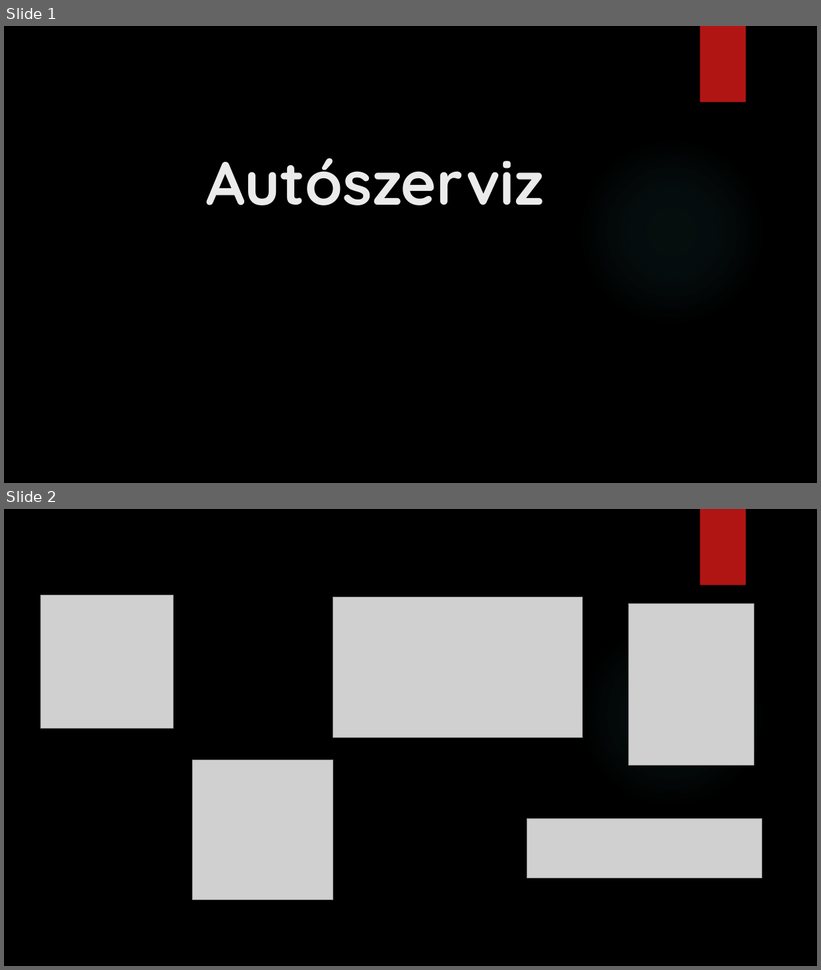
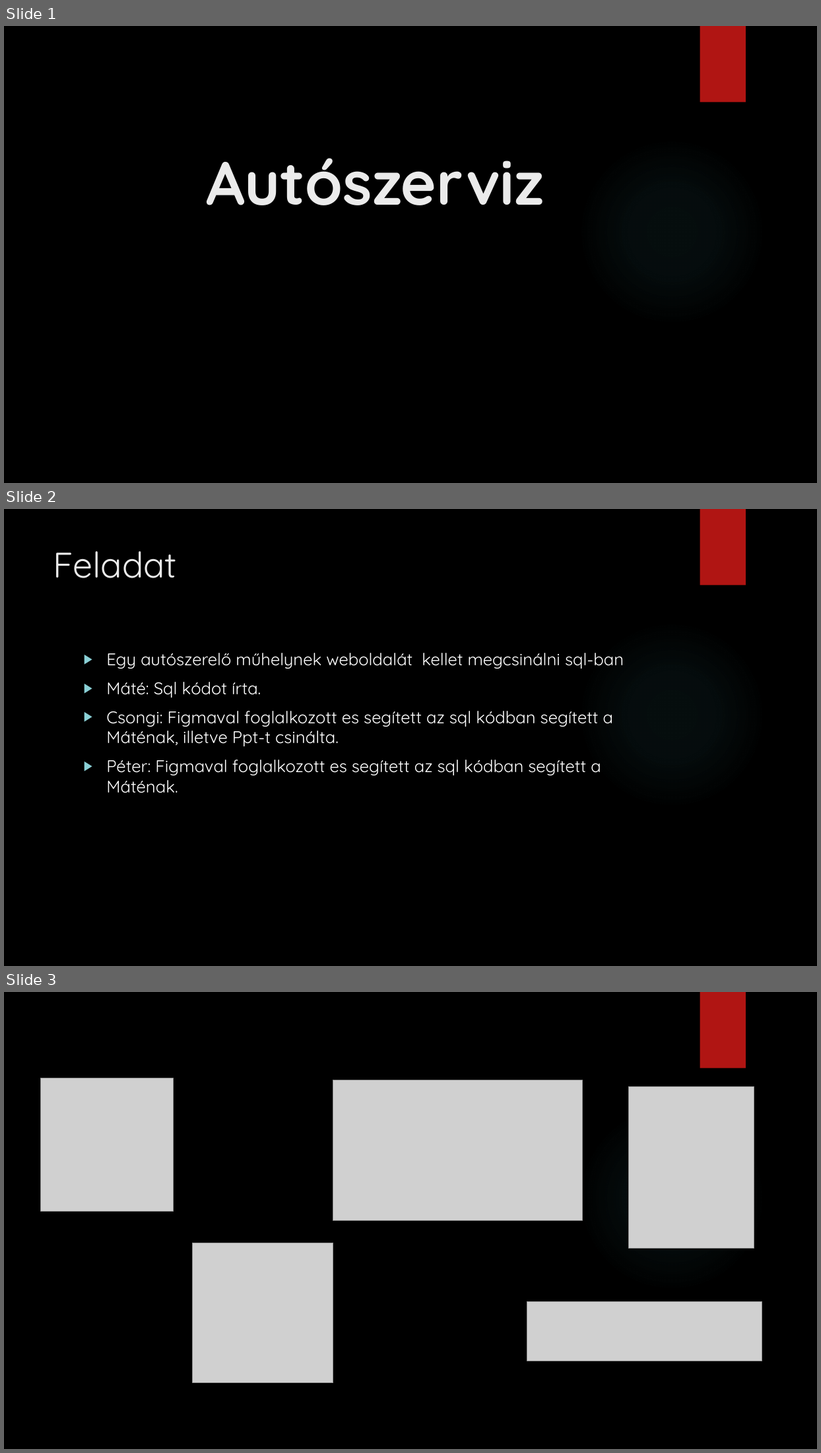
Before and after one commit to JustCsocso/project2025, a slide deck: Aula projekt.pptx. Shown one above the other, each under a label of ours: slides 1 and 2 before the commit, slides 1, 2 and 3 after it. The pictures are 821x970 and 821x1453 pixels, drawn with LibreOffice and Linux fonts; fonts in the diff are those of the drawing; grey boxes stand for pictures; background and template pictures are left out. Boxes give left, top, right and bottom in pixels: in the first picture for what was removed or moved away, otherwise in the second. Text is boxed around its words. In the diff, an @@ line names an element or a change of style, - is before the commit and + after.

Commit message:
dw

```diff
--- a/Aula projekt.pptx
+++ b/Aula projekt.pptx
@@ slide 2 added at [4,509,817,966], background picture (left out); not listed: 2 template elements that a slide beside it also shows @@
@@ title added at [54,551,178,578], 42 pt, text #EBEBEB @@
+Feladat
@@ text added at [106,653,624,793], 20 pt, text #FFFFFF @@
+▶ Egy autószerelő műhelynek weboldalát kellet megcsinálni sql-ban
+▶ Máté: Sql kódot írta.
+▶ Csongi: Figmaval foglalkozott es segített az sql kódban segített a Máténak, illetve Ppt-t csinálta.
+▶ Péter: Figmaval foglalkozott es segített az sql kódban segített a Máténak.
@@ what was slide 2 is now slide 3 @@
```
